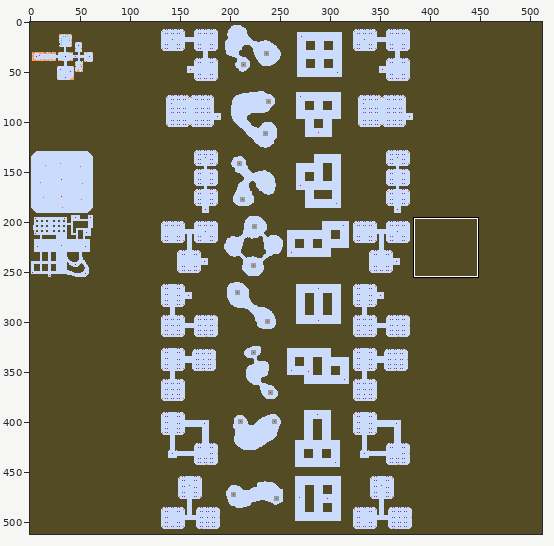
Edited in one commit: pixel-art file (assets/image/level.aseprite). The first picture is a wide view before the edit; the outline marks the close-up.
Close-up. Earlier state:
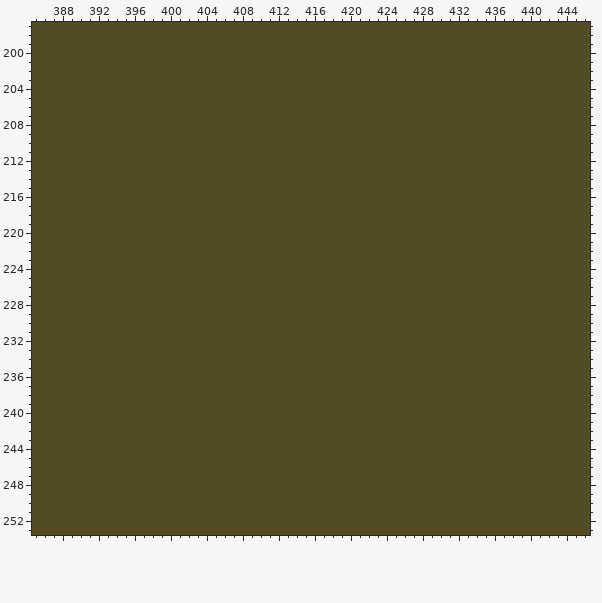
512x512 pixels, 1 frame. Colours within 5 levels of each other are drawn and written as one. Shown: x 385..446, y 197..253. The commit also changed other parts of the picture, which this record leaves out.
After the commit:
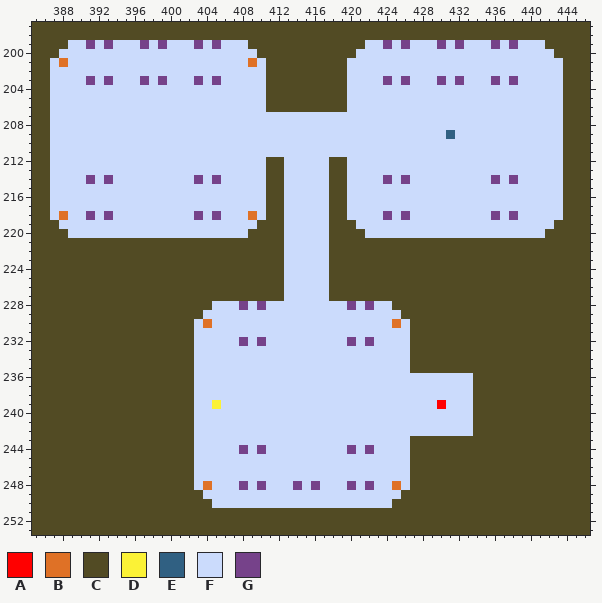
Palette (. is transparent): A #ff0000  B #df7126  C #524b24  D #fbf236  E #306082  F #cbdbfc  G #76428a
Diff:
Colour C gives way to colour A in row 239 at x 430.
Colour C gives way to colour B in row 201 at x 388 and 409; in row 218 at x 388 and 409; in row 230 at x 404 and 425; in row 248 at x 404 and 425.
Colour C gives way to colour D in row 239 at x 405.
Colour C gives way to colour E in row 209 at x 431.
Colour C gives way to colour F in row 199 at x 389 to 390, 392, 394 to 396, 398, 400 to 402, 404, 406 to 408, 422 to 423, 425, 427 to 429, 431, 433 to 435, 437 and 439 to 441; in row 200 at x 388 to 409 and 421 to 442; in row 201 at x 387, 389 to 408, 410 and 420 to 443; in row 202 at x 387 to 410 and 420 to 443; in row 203 at x 387 to 390, 392, 394 to 396, 398, 400 to 402, 404, 406 to 410, 420 to 423, 425, 427 to 429, 431, 433 to 435, 437 and 439 to 443; in rows 204 to 206 at x 387 to 410 and 420 to 443.
Colour C gives way to colour F in rows 207 to 208 at x 387 to 443; in row 209 at x 387 to 430 and 432 to 443; in rows 210 to 211 at x 387 to 443; in rows 212 to 213 at x 387 to 410, 413 to 417 and 420 to 443; in row 214 at x 387 to 390, 392, 394 to 402, 404, 406 to 410, 413 to 417, 420 to 423, 425, 427 to 435, 437 and 439 to 443; in rows 215 to 217 at x 387 to 410, 413 to 417 and 420 to 443.
Colour C gives way to colour F in row 218 at x 387, 389 to 390, 392, 394 to 402, 404, 406 to 408, 410, 413 to 417, 420 to 423, 425, 427 to 435, 437 and 439 to 443; in row 219 at x 388 to 409, 413 to 417 and 421 to 442; in row 220 at x 389 to 408, 413 to 417 and 422 to 441; in rows 221 to 227 at x 413 to 417; in row 228 at x 405 to 407, 409, 411 to 419, 421 and 423 to 424; in row 229 at x 404 to 425.
Colour C gives way to colour F in row 230 at x 403, 405 to 424 and 426; in row 231 at x 403 to 426; in row 232 at x 403 to 407, 409, 411 to 419, 421 and 423 to 426; in rows 233 to 235 at x 403 to 426; in rows 236 to 238 at x 403 to 433; in row 239 at x 403 to 404, 406 to 429 and 431 to 433.
Colour C gives way to colour F in rows 240 to 242 at x 403 to 433; in row 243 at x 403 to 426; in row 244 at x 403 to 407, 409, 411 to 419, 421 and 423 to 426; in rows 245 to 247 at x 403 to 426; in row 248 at x 403, 405 to 407, 409, 411 to 413, 415, 417 to 419, 421, 423 to 424 and 426; in row 249 at x 404 to 425.
Colour C gives way to colour F in row 250 at x 405 to 424.
Colour C gives way to colour G in row 199 at x 391, 393, 397, 399, 403, 405, 424, 426, 430, 432, 436 and 438; in row 203 at x 391, 393, 397, 399, 403, 405, 424, 426, 430, 432, 436 and 438; in row 214 at x 391, 393, 403, 405, 424, 426, 436 and 438; in row 218 at x 391, 393, 403, 405, 424, 426, 436 and 438; in row 228 at x 408, 410, 420 and 422; in row 232 at x 408, 410, 420 and 422.
Colour C gives way to colour G in row 244 at x 408, 410, 420 and 422; in row 248 at x 408, 410, 414, 416, 420 and 422.
